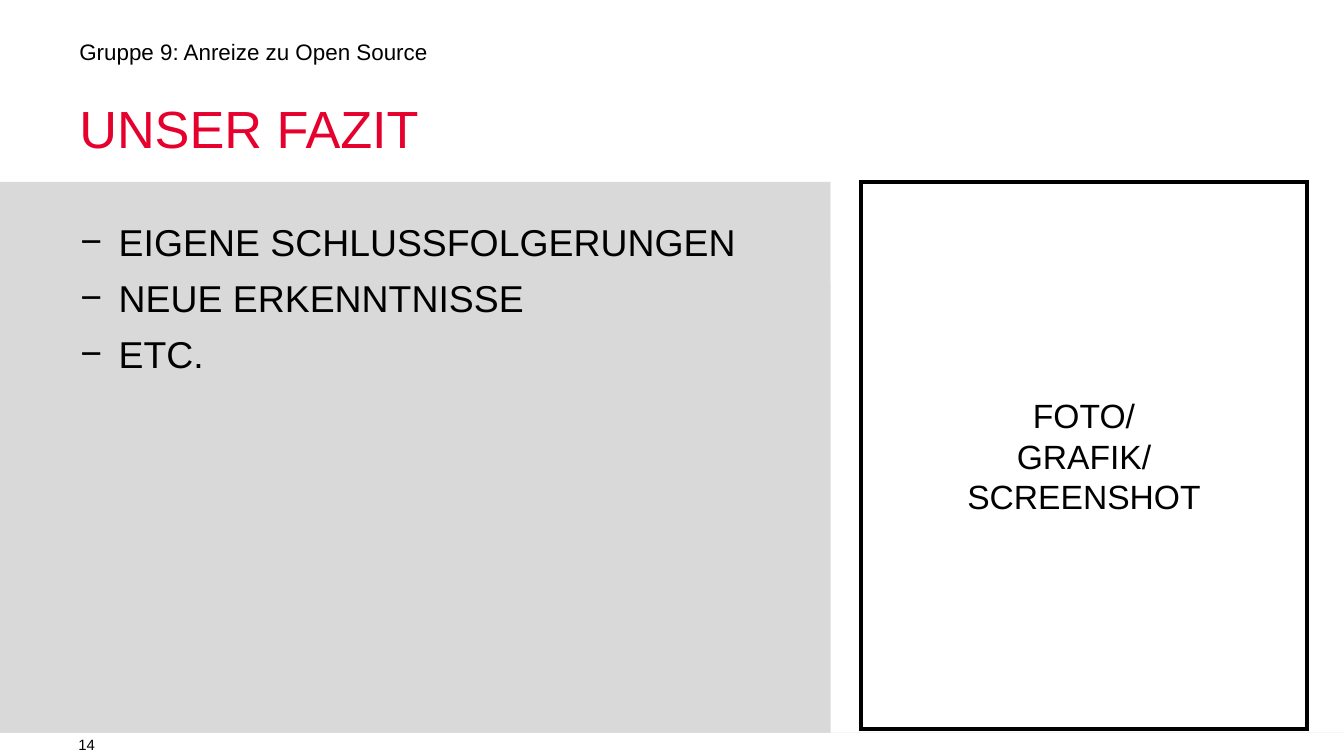
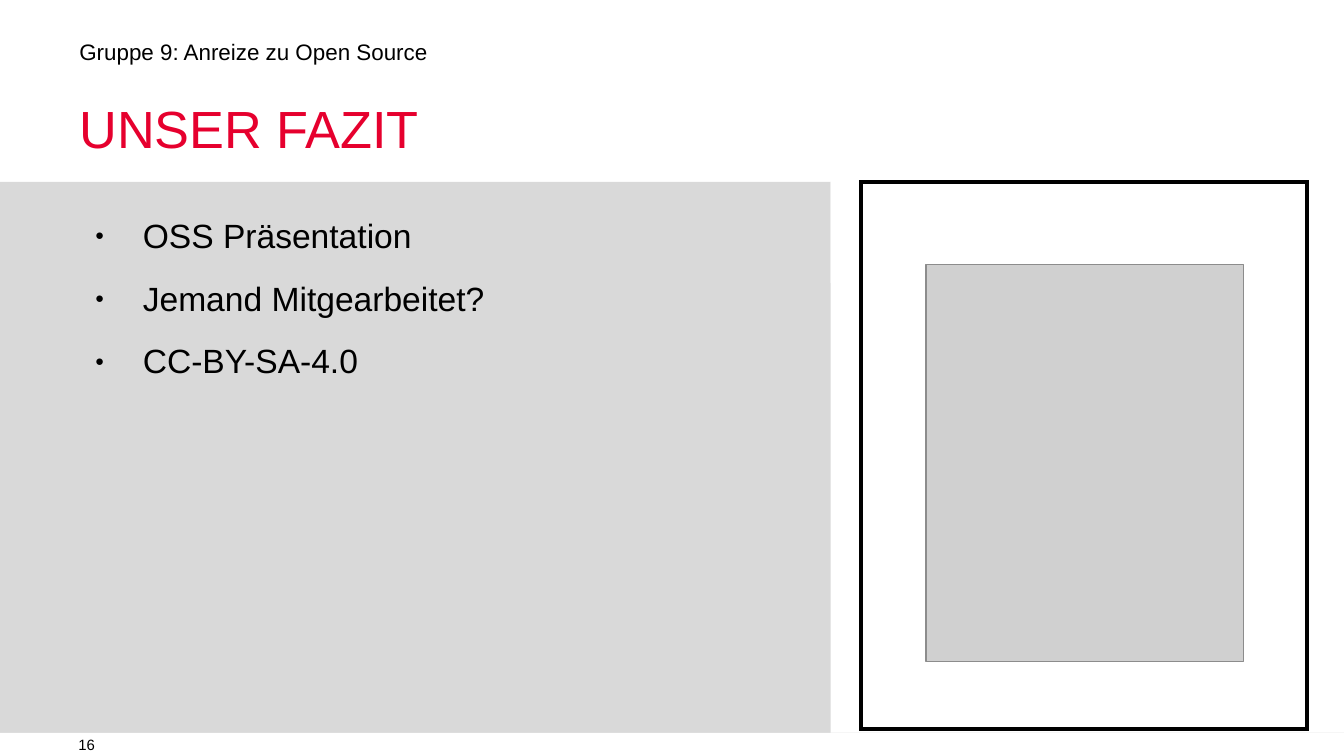
Before and after one commit to mauriziopiu/anreize_zu_open_source, a slide deck: slide 16 of OSS_Prasentation_open.odp (slide 14 before the commit). Drawn at 1344x756 pixels with LibreOffice and Linux fonts; fonts in the diff are those of the drawing; grey boxes stand for pictures; background and template pictures are left out. Boxes give left, top, right and bottom in pixels: in the first picture for what was removed or moved away, otherwise in the second. Text is boxed around its words. In the diff, an @@ line names an element or a change of style, - is before the commit and + after.

```diff
--- a/OSS_Prasentation_open.odp
+++ b/OSS_Prasentation_open.odp
@@ text at (x1=143, y1=223, x2=485, y2=374): text changed; size 20 to 18 pt @@
-− EIGENE SCHLUSSFOLGERUNGEN
-− NEUE ERKENNTNISSE
-− ETC.
+● OSS Präsentation
+● Jemand Mitgearbeitet?
+● CC-BY-SA-4.0
@@ picture added at (x1=926, y1=265, x2=1243, y2=661) @@
@@ page number at (x1=78, y1=739, x2=95, y2=750): text changed @@
-14
+16
```
Also in this commit, not shown: 3 slides added.
